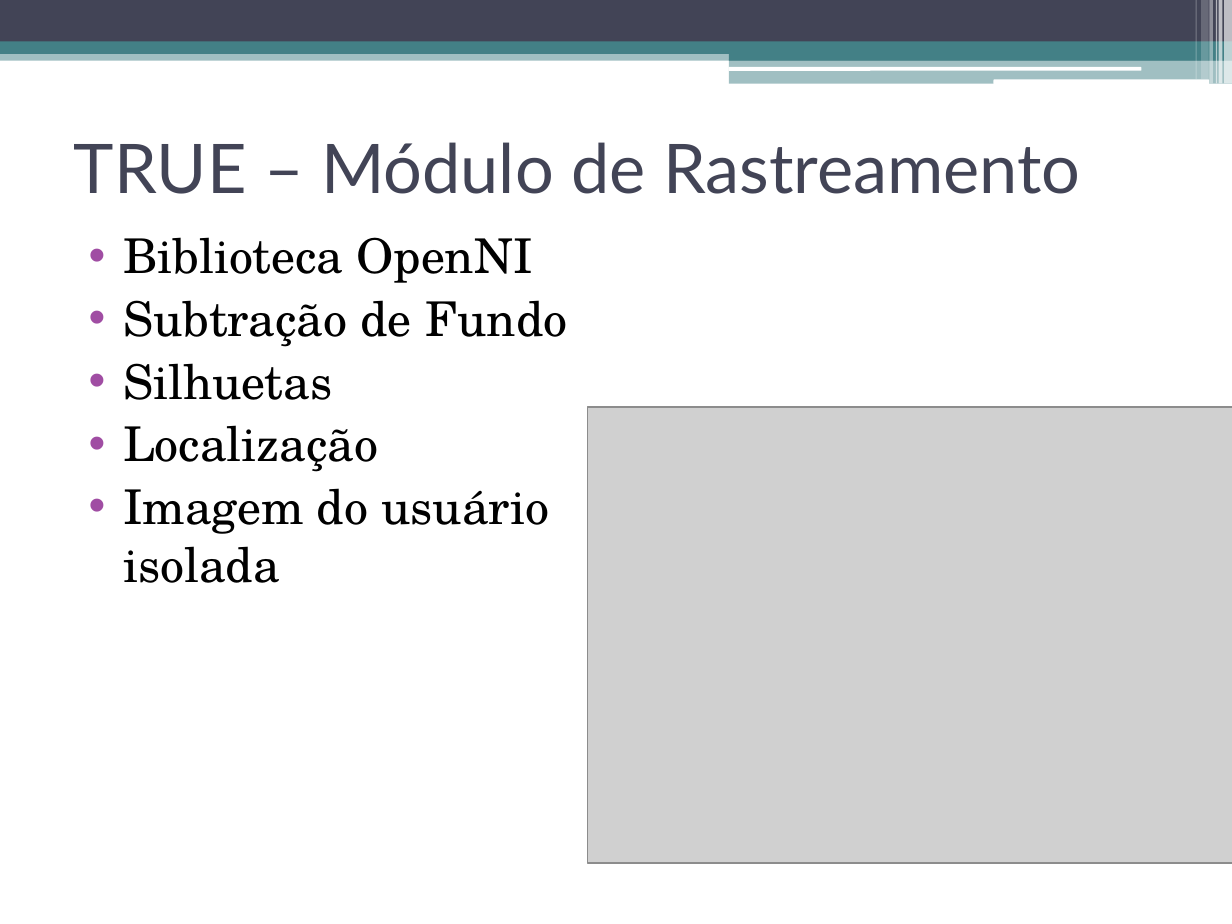
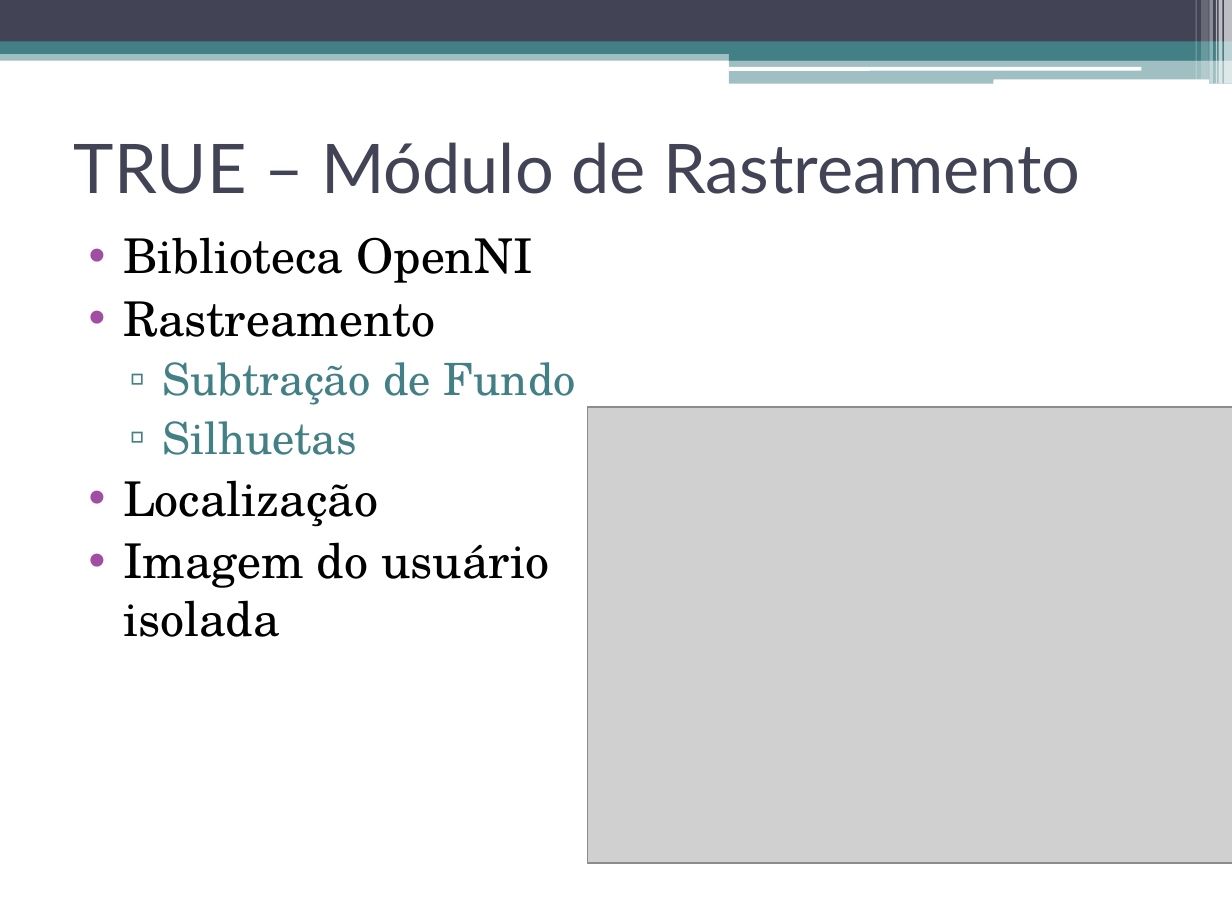
Before and after one commit to talesporto/Artigo-TRUE-SBCUP, a slide deck: slide 18 of apresentacao/ApresentacaoSBCUP.pptx. Drawn at 1232x924 pixels with LibreOffice and Linux fonts; fonts in the diff are those of the drawing; grey boxes stand for pictures. Boxes give left, top, right and bottom in pixels: in the first picture for what was removed or moved away, otherwise in the second. Text is boxed around its words. In the diff, an @@ line names an element or a change of style, - is before the commit and + after.

```diff
--- a/apresentacao/ApresentacaoSBCUP.pptx
+++ b/apresentacao/ApresentacaoSBCUP.pptx
@@ text at [123,301,435,337]: paragraph added @@
+• Rastreamento
@@ text at [162,362,576,455]: size 28 to 26 pt, text colour #000000 to #438086 in "Subtração de Fundo", "Silhuetas"; bullet • to ▫; list level 1 to 2 in "Subtração de Fundo"; bullet colour #A04DA3 to #438086; list level 1 to 2 in "Silhuetas" @@
```
Also in this commit, not shown: 3 other slides changed, 1 slide removed.
